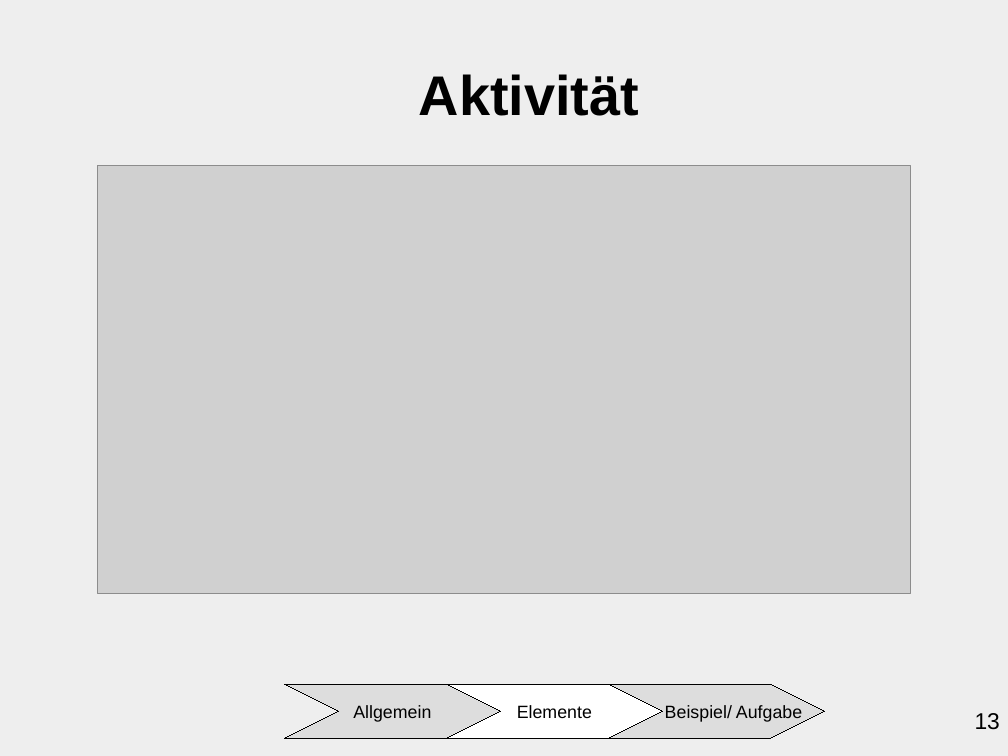
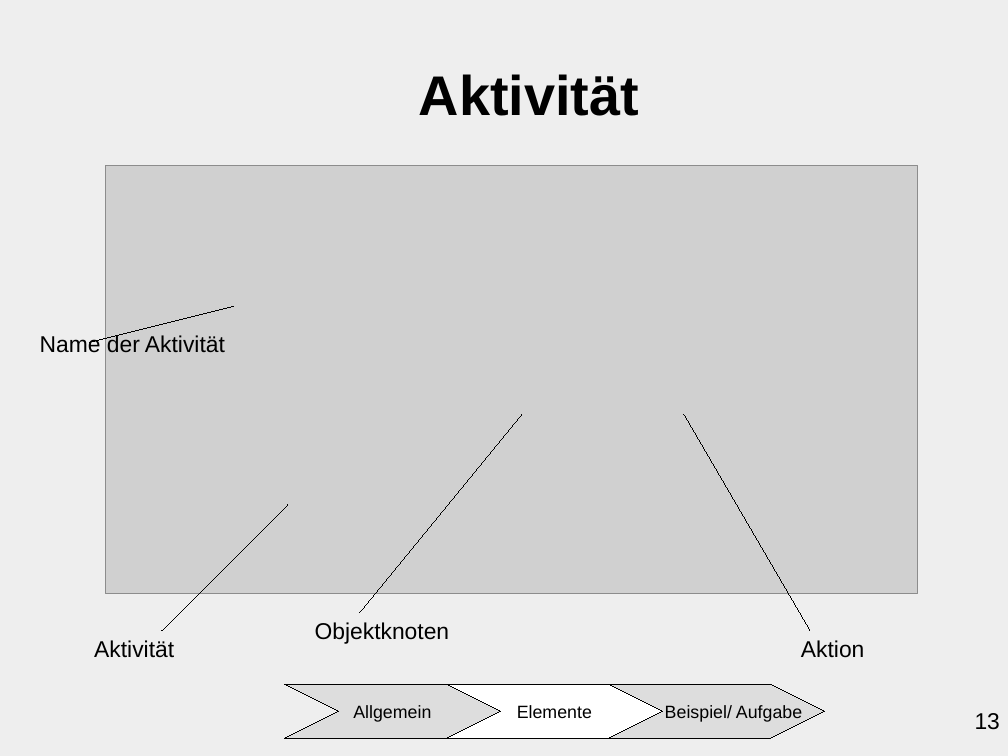
Before and after one commit to ChristianMarzianGithub/VortragAktivitaetsdiagramm, a slide deck: slide 13 of Präsentation Aktivitätsdiagramm/main/AktivitaetsdiagrammCM.odp. Drawn at 1008x756 pixels with LibreOffice and Linux fonts; fonts in the diff are those of the drawing; grey boxes stand for pictures. Boxes give left, top, right and bottom in pixels: in the first picture for what was removed or moved away, otherwise in the second. Text is boxed around its words. In the diff, an @@ line names an element or a change of style, - is before the commit and + after.

```diff
--- a/Präsentation Aktivitätsdiagramm/main/AktivitaetsdiagrammCM.odp
+++ b/Präsentation Aktivitätsdiagramm/main/AktivitaetsdiagrammCM.odp
@@ picture: place and size @@
-picture at [98,166,911,595]
+picture at [105,166,918,595]
@@ line added from (90, 342) to (234, 306), #000000 0 pt @@
@@ text added at [40,334,225,353], 18 pt, text #000000 @@
+Name der Aktivität
@@ line added from (522, 414) to (360, 612), #000000 0 pt @@
@@ line added from (684, 414) to (810, 630), #000000 0 pt @@
@@ line added from (288, 504) to (162, 630), #000000 0 pt @@
@@ text added at [315,622,450,644], 18 pt, text #000000 @@
+Objektknoten
@@ text added at [94,640,174,658], 18 pt, text #000000 @@
+Aktivität
@@ text added at [801,640,864,658], 18 pt, text #000000 @@
+Aktion
```
Also in this commit, not shown: 16 other slides changed.
